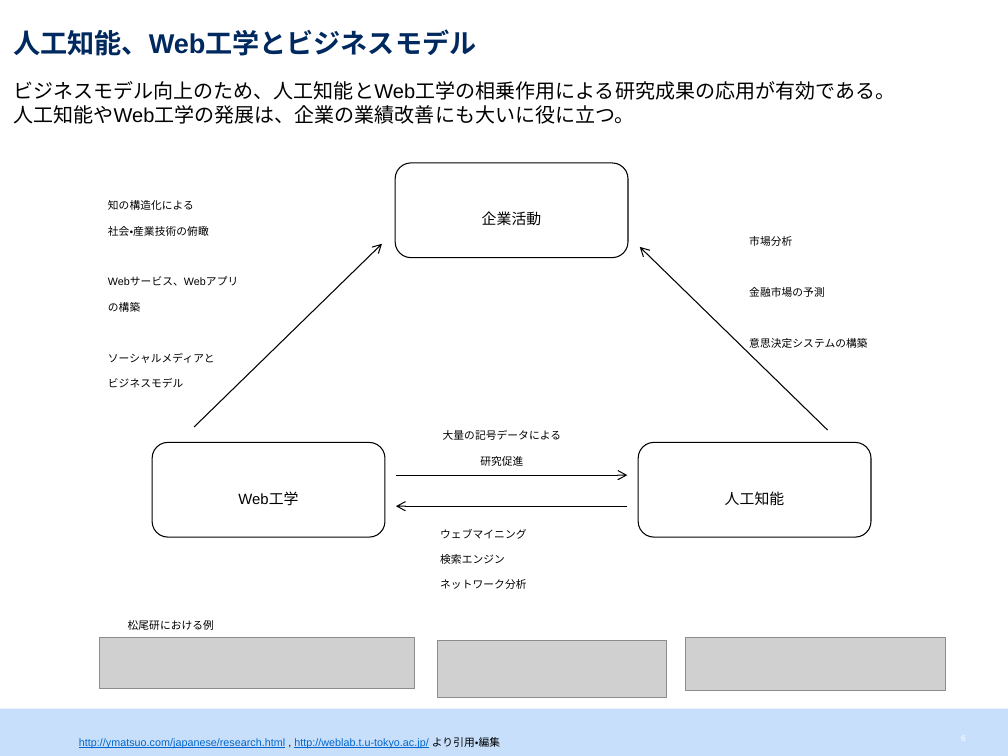
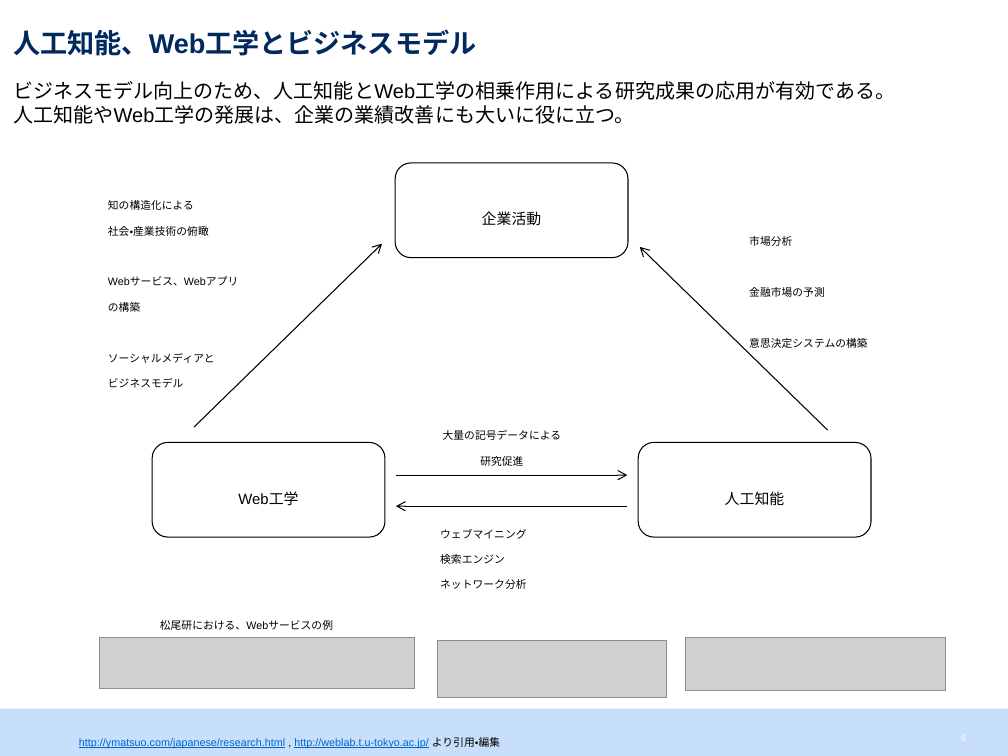
Before and after one commit to srtk/sotsuron, a slide deck: slide 7 of doc/sotsuron_defense/bd.pptx. Drawn at 1008x756 pixels with LibreOffice and Linux fonts; fonts in the diff are those of the drawing; grey boxes stand for pictures. Boxes give left, top, right and bottom in pixels: in the first picture for what was removed or moved away, otherwise in the second. Text is boxed around its words. In the diff, an @@ line names an element or a change of style, - is before the commit and + after.

```diff
--- a/doc/sotsuron_defense/bd.pptx
+++ b/doc/sotsuron_defense/bd.pptx
@@ text at [160, 620, 333, 630]: text changed @@
-松尾研における例
+松尾研における、Webサービスの例
```
Also in this commit, not shown: 3 other slides changed, 1 other file.
